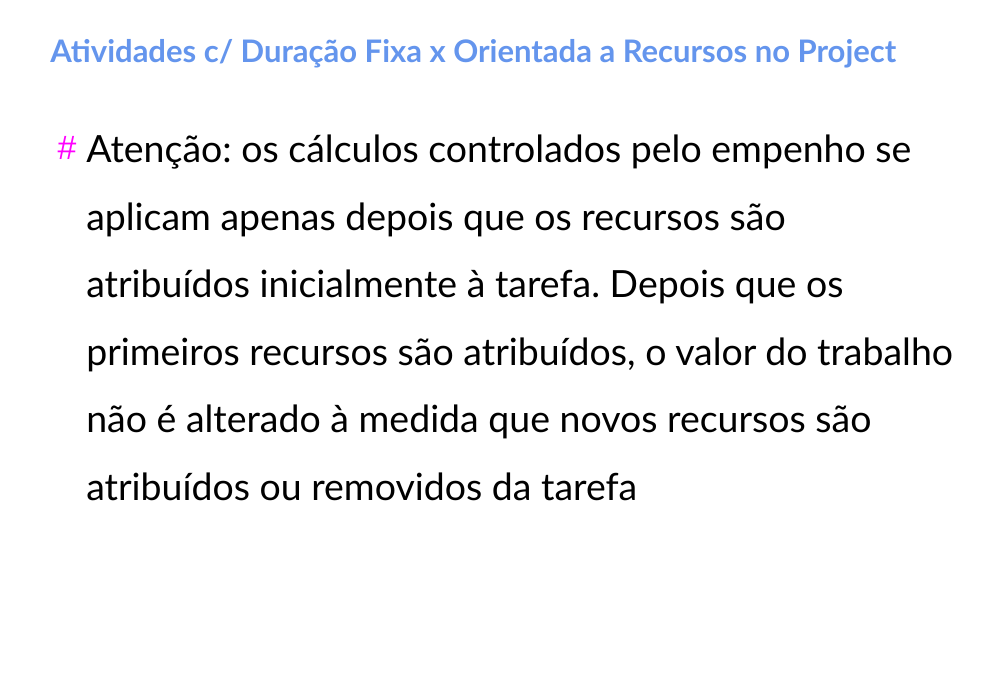
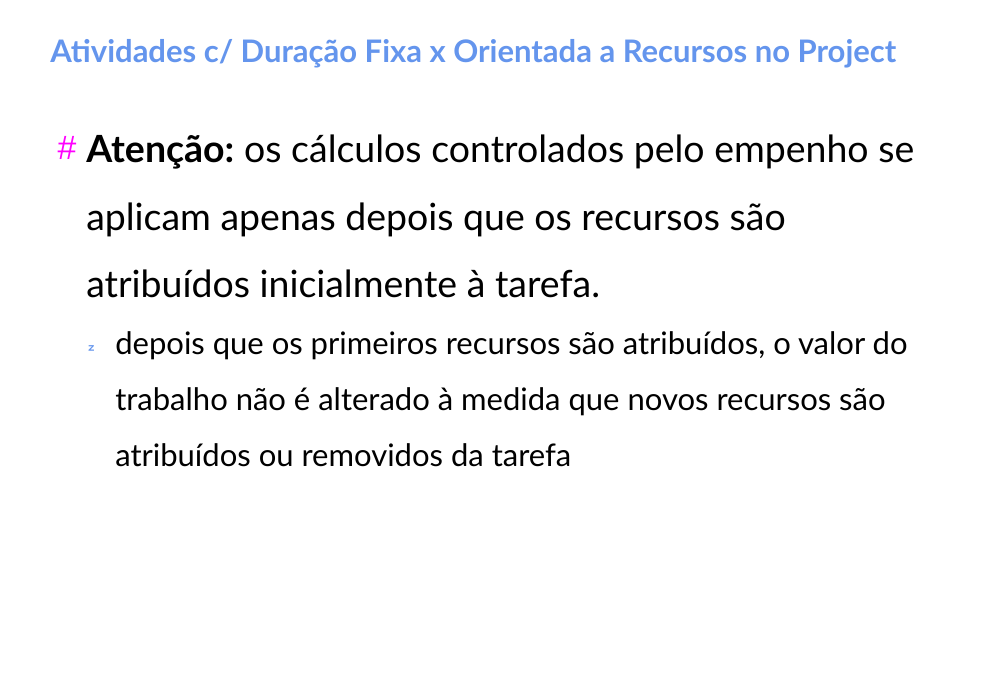
Before and after one commit to gomesluiz/gestao-de-projetos, a slide deck: slide 35 of aulas/project-aula-02.odp (slide 34 before the commit). Drawn at 1008x698 pixels with LibreOffice and Linux fonts; fonts in the diff are those of the drawing. Boxes give left, top, right and bottom in pixels: in the first picture for what was removed or moved away, otherwise in the second. Text is boxed around its words. In the diff, an @@ line names an element or a change of style, - is before the commit and + after.

```diff
--- a/aulas/project-aula-02.odp
+++ b/aulas/project-aula-02.odp
@@ text at <box>86,134,914,467</box>: text changed; size 29 to 24 pt @@
-# Atenção: os cálculos controlados pelo empenho se aplicam apenas depois que os recursos são atribuídos inicialmente à tarefa. Depois que os primeiros recursos são atribuídos, o valor do trabalho não é alterado à medida que novos recursos são atribuídos ou removidos da tarefa
+# Atenção: os cálculos controlados pelo empenho se aplicam apenas depois que os recursos são atribuídos inicialmente à tarefa.
+   depois que os primeiros recursos são atribuídos, o valor do trabalho não é alterado à medida que novos recursos são atribuídos ou removidos da tarefa
```
Also in this commit, not shown: 31 other slides changed, 2 slides added, 13 slides removed, 3 other files.
